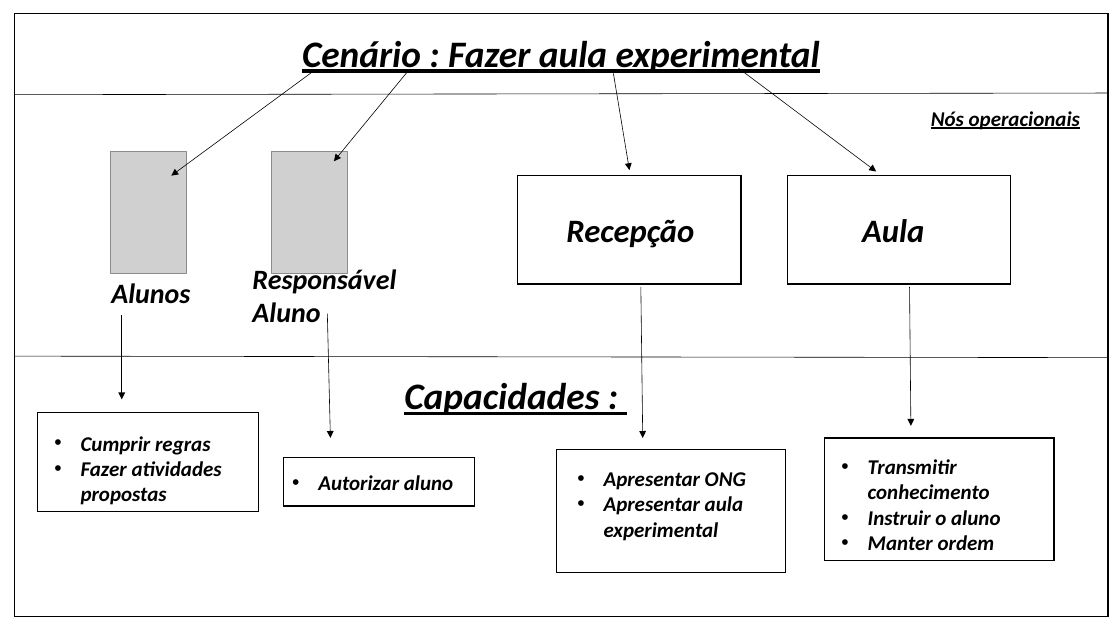
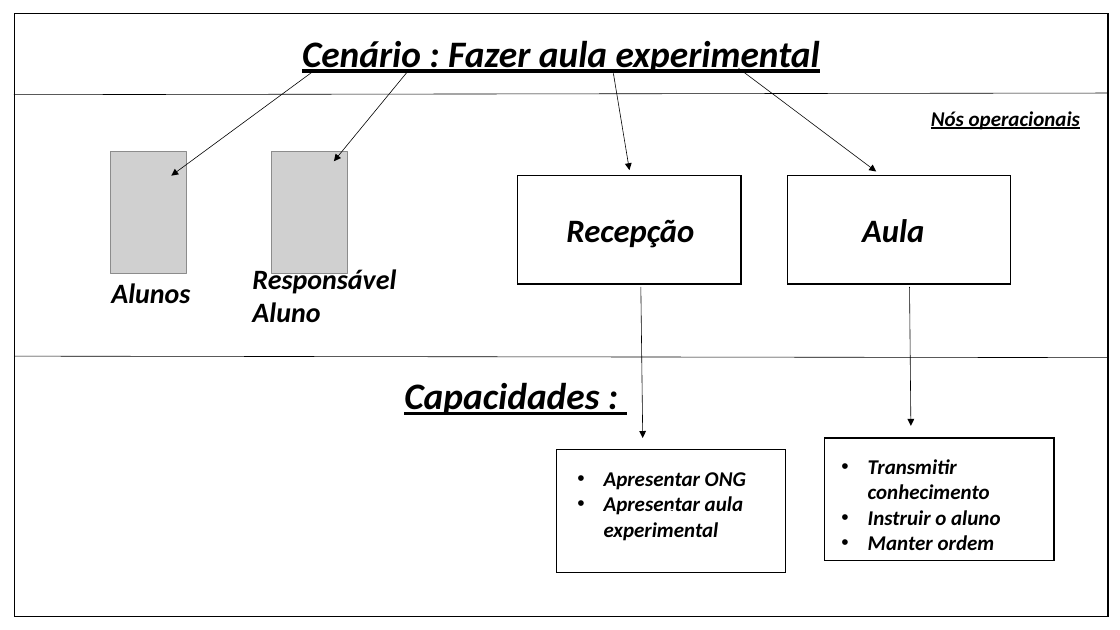
Before and after one commit to Ney-Rocha/OPE-3-semestre, a slide deck: slide 3 of cenario_de_negocio.pptx. Drawn at 1120x630 pixels with LibreOffice and Linux fonts; fonts in the diff are those of the drawing; grey boxes stand for pictures. Boxes give left, top, right and bottom in pixels: in the first picture for what was removed or moved away, otherwise in the second. Text is boxed around its words. In the diff, an @@ line names an element or a change of style, - is before the commit and + after.

```diff
--- a/cenario_de_negocio.pptx
+++ b/cenario_de_negocio.pptx
@@ arrow removed from (122, 315) to (122, 399) @@
@@ arrow removed from (328, 313) to (330, 438) @@
@@ rectangle removed at (38, 413, 260, 512) @@
@@ text removed at (81, 436, 222, 505) @@
-• Cumprir regras
-• Fazer atividades propostas
@@ rectangle removed at (283, 458, 474, 507) @@
@@ text removed at (318, 475, 453, 490) @@
-• Autorizar aluno
```
Also in this commit, not shown: 8 other slides changed, 1 other file.
